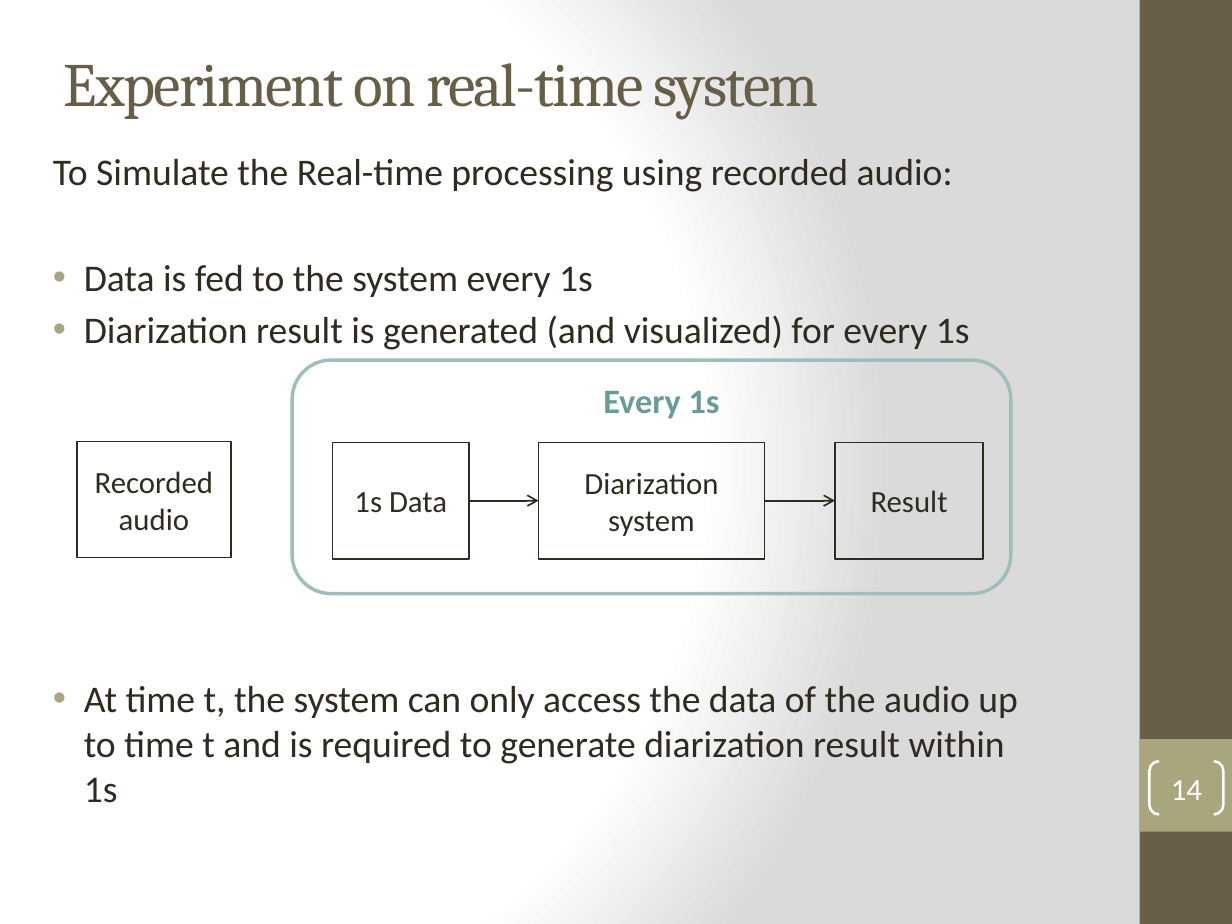
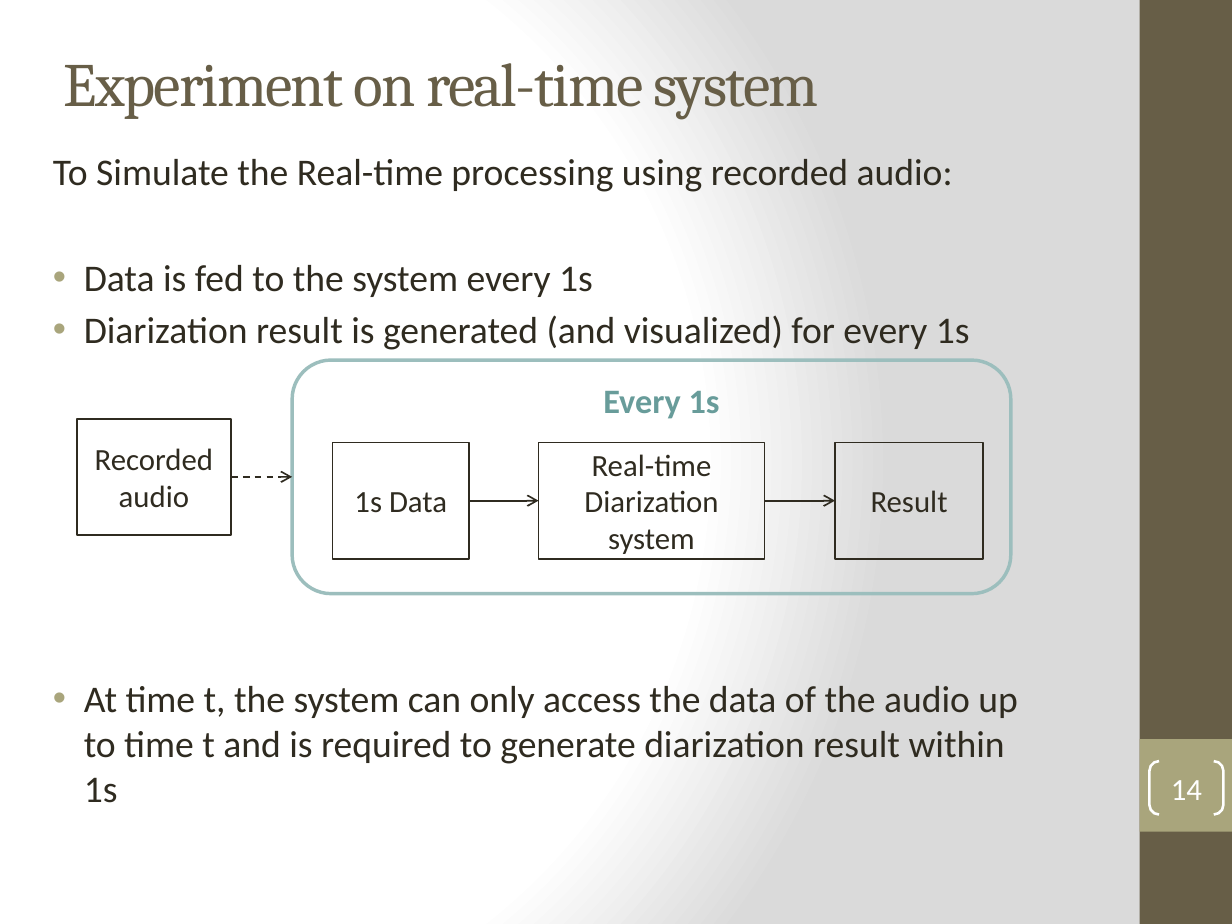
Before and after one commit to henryph/vba_project, a slide deck: slide 14 of Real-time Speaker Recognizer - Oral Examination.pptx. Drawn at 1232x924 pixels with LibreOffice and Linux fonts; fonts in the diff are those of the drawing. Boxes give left, top, right and bottom in pixels: in the first picture for what was removed or moved away, otherwise in the second. Text is boxed around its words. In the diff, an @@ line names an element or a change of style, - is before the commit and + after.

```diff
--- a/Real-time Speaker Recognizer - Oral Examination.pptx
+++ b/Real-time Speaker Recognizer - Oral Examination.pptx
@@ rectangle "Recorded audio": place and size @@
-rectangle "Recorded audio" at <box>76,441,230,557</box>
+rectangle "Recorded audio" at <box>76,419,230,535</box>
@@ arrow added from (230, 477) to (292, 477), #2F2B20 1 pt dashed @@
@@ text in rectangle at <box>584,454,718,554</box>: text changed @@
-Diarization system
+Real-time Diarization system
```
Also in this commit, not shown: 3 slides added, 2 other files.
